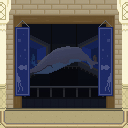
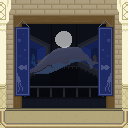
The second w=128, h=128 image is a revision of the first. Changes to its layers:
added layer "Layer 15" (60%) above "Layer 14" over [55,31,72,48]
